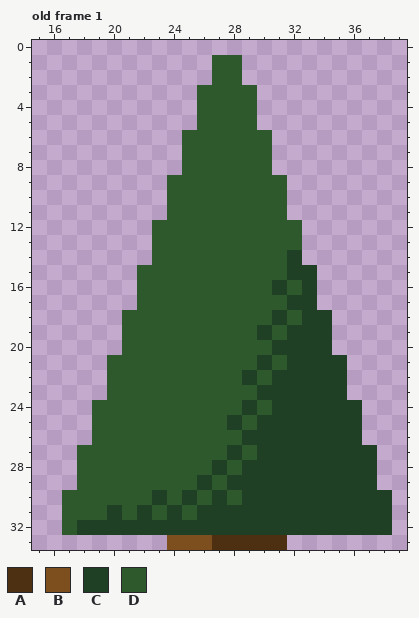
Pixel-art file: img/lone-pine.ase. The first picture shows the starting point.
54x34 pixels, 1 frame. Shown: old frame 1: x 15..39, y 0..33. The commit also changed other frames, which this record leaves out.
Palette (. is transparent): A #4d2f12  B #7d4f1e  C #204025  D #2d592d
Pixels before, old frame 1, first column x 17:
 1 ..........DD..........
 2 ..........DD..........
 3 .........DDDD.........
 4 .........DDDD.........
 5 .........DDDD.........
 6 ........DDDDDD........
 7 ........DDDDDD........
 8 ........DDDDDD........
 9 .......DDDDDDDD.......
10 .......DDDDDDDD.......
11 .......DDDDDDDD.......
12 ......DDDDDDDDDD......
13 ......DDDDDDDDDD......
14 ......DDDDDDDDDC......
15 .....DDDDDDDDDDCC.....
16 .....DDDDDDDDDCDC.....
17 .....DDDDDDDDDDCC.....
18 ....DDDDDDDDDDCDCC....
19 ....DDDDDDDDDCDCCC....
20 ....DDDDDDDDDDCCCC....
21 ...DDDDDDDDDDCDCCCC...
22 ...DDDDDDDDDCDCCCCC...
23 ...DDDDDDDDDDCCCCCC...
24 ..DDDDDDDDDDCDCCCCCC..
25 ..DDDDDDDDDCDCCCCCCC..
26 ..DDDDDDDDDDCCCCCCCC..
27 .DDDDDDDDDDCDCCCCCCCC.
28 .DDDDDDDDDCDCCCCCCCCC.
29 .DDDDDDDDCDCCCCCCCCCC.
30 DDDDDDCDCDCDCCCCCCCCCC
31 DDDCDCDCDCCCCCCCCCCCCC
32 DCCCCCCCCCCCCCCCCCCCCC
33 .......BBBAAAAA.......
After the commit:
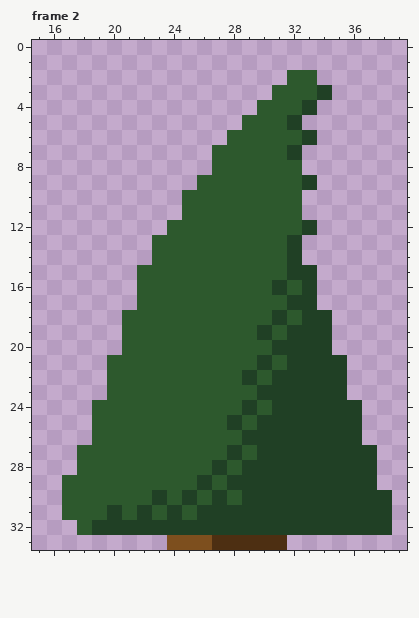
A new or re-ordered frame is compared with the old frame closest to it.
The exact change:
{"change": "frames 1 -> 4"}
{"where": "frame 2 is new; against old frame 1"}
{"frame":2,"y":1,"x":27,"old":"DD","new":".."}
{"frame":2,"y":2,"x":27,"old":"DD","new":".."}
{"frame":2,"y":2,"x":32,"old":"..","new":"DD"}
{"frame":2,"y":3,"x":26,"old":"DDDD","new":"...."}
{"frame":2,"y":3,"x":31,"old":"....","new":"DDDC"}
{"frame":2,"y":4,"x":26,"old":"DDDD....","new":"....DDDC"}
{"frame":2,"y":5,"x":26,"old":"DDD","new":"..."}
{"frame":2,"y":5,"x":30,"old":"...","new":"DDC"}
{"frame":2,"y":6,"x":25,"old":"DDD","new":"..."}
{"frame":2,"y":6,"x":31,"old":"...","new":"DDC"}
{"frame":2,"y":7,"x":25,"old":"DD","new":".."}
{"frame":2,"y":7,"x":31,"old":"..","new":"DC"}
{"frame":2,"y":8,"x":25,"old":"DD","new":".."}
{"frame":2,"y":8,"x":31,"old":"..","new":"DD"}
{"frame":2,"y":9,"x":24,"old":"DD","new":".."}
{"frame":2,"y":9,"x":32,"old":"..","new":"DC"}
{"frame":2,"y":10,"x":24,"old":"D","new":"."}
{"frame":2,"y":10,"x":32,"old":".","new":"D"}
{"frame":2,"y":11,"x":24,"old":"D","new":"."}
{"frame":2,"y":11,"x":32,"old":".","new":"D"}
{"frame":2,"y":12,"x":23,"old":"D","new":"."}
{"frame":2,"y":12,"x":33,"old":".","new":"C"}
{"frame":2,"y":13,"x":32,"old":"D","new":"C"}
{"frame":2,"y":29,"x":17,"old":".","new":"D"}
{"frame":2,"y":32,"x":17,"old":"DC","new":".D"}
